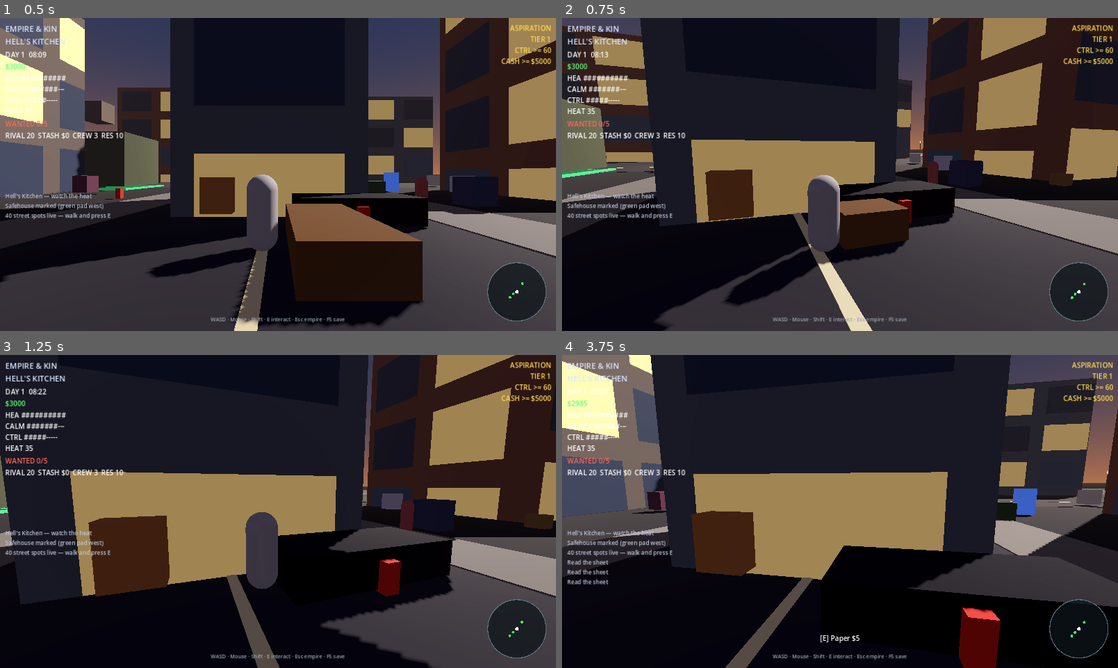
Above: before the commit, frames 1-4 (two rows, left to right).
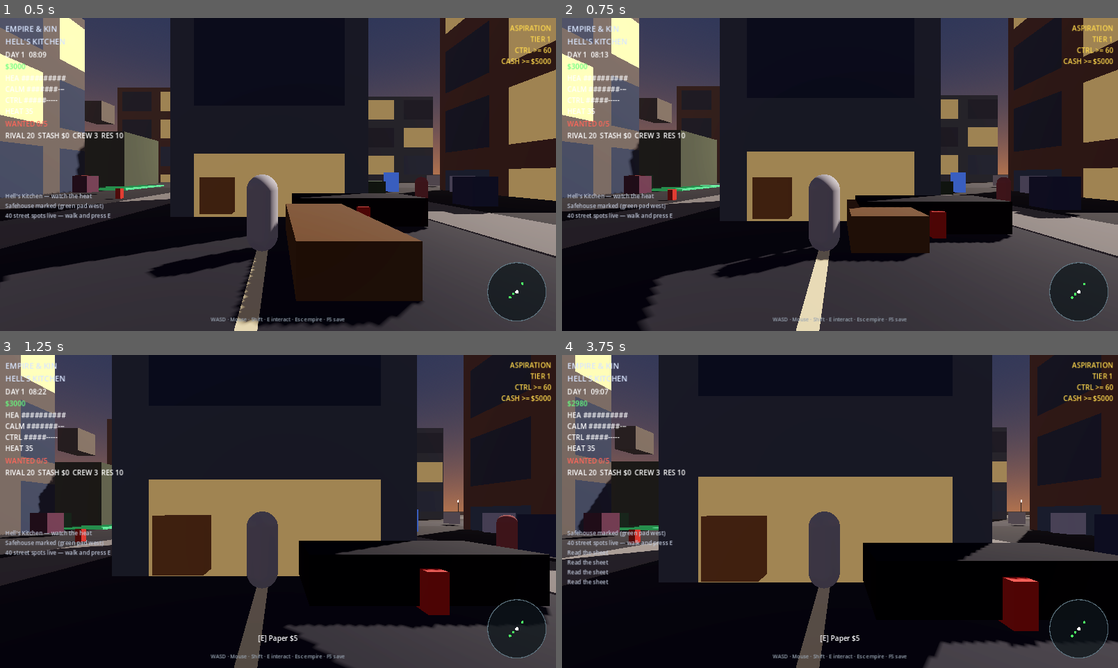
Above: after the commit, the same moments.

Repository: 5mil/empire-and-kin
Game: Godot game, scene res://scenes/main.tscn
Two runs of this game, one before a commit and one after it. Both use one fixed random seed, a clock stepped at 60 frames per second and the inputs below.
Inputs (mouse positions are in pixels of both pictures, inside the frame that each line leads up to):
- Up to frame 1 (0.5 s): no input
- Up to frame 2 (0.75 s): tap Enter at 0.5 s; move the mouse to (867, 174) at 0.52 s; hold W (move_forward) from 0.53 s (still down); hold E (interact) from 0.53 s (still down)
- Up to frame 3 (1.25 s): keep holding W (move_forward); keep holding E (interact)
- Up to frame 4 (3.75 s): keep holding W (move_forward); move the mouse to (812, 511) at 1.27 s; release E (interact) at 1.28 s; tap E (interact) at 1.35, 3.05 s; move the mouse to (851, 505) at 2.02 s; hold E (interact) 2.03-2.78 s; tap 1 at 2.1 s; move the mouse to (834, 517) at 2.77 s; tap 2 at 2.85 s; move the mouse to (878, 514) at 3.52 s; hold E (interact) from 3.53 s (still down); tap 3 at 3.6 s

Frame 1 is identical in both runs. In frame 2, 42% of the frame differs, in the area x 0-100%, y 0-100%; in frame 3, 38%; in frame 4, 32%.

Commit message:
godot: player uses touch stick/look when TouchControls present

Diff:
--- a/godot/scripts/player.gd
+++ b/godot/scripts/player.gd
@@ -1,10 +1,10 @@
 extends CharacterBody3D
-## Street-level third-person controller (not elevated god-cam).
-## Vehicle enter/exit mirrors BETA action.enterVehicle / exitVehicle.
+## Street-level third-person controller + optional phone touch.
 
 @export var walk_speed: float = 4.5
 @export var sprint_speed: float = 7.5
 @export var mouse_sensitivity: float = 0.0025
+@export var touch_look_sensitivity: float = 0.004
 @export var camera_distance: float = 5.0
 @export var camera_height: float = 1.7
 @export var camera_side: float = 0.35
@@ -15,6 +15,8 @@
 var _yaw: float = 0.0
 var _pitch: float = -0.12
 var _vehicle: Node3D = null
+var _touch: Node = null
+var _touch_sprint: bool = false
 
 @onready var _pivot: Node3D = $CameraPivot
 @onready var _spring: SpringArm3D = $CameraPivot/SpringArm3D
@@ -22,16 +24,39 @@
 
 func _ready() -> void:
 	add_to_group("player")
-	Input.mouse_mode = Input.MOUSE_MODE_CAPTURED
+	var mobile := OS.has_feature("mobile") or OS.has_feature("android") or OS.has_feature("ios")
+	var touch := DisplayServer.is_touchscreen_available()
+	if mobile or touch:
+		Input.mouse_mode = Input.MOUSE_MODE_VISIBLE
+	else:
+		Input.mouse_mode = Input.MOUSE_MODE_CAPTURED
 	_spring.spring_length = camera_distance
 	_spring.position = Vector3(camera_side, camera_height, 0.0)
+	call_deferred("_bind_touch")
+
+func _bind_touch() -> void:
+	_touch = get_tree().get_first_node_in_group("touch_controls")
+	if _touch == null:
+		# Scene may instance TouchControls without group yet
+		for n in get_tree().get_nodes_in_group("touch_controls"):
+			_touch = n
+			break
+	if _touch and _touch.has_signal("interact_pressed"):
+		_touch.interact_pressed.connect(_on_touch_interact)
+	if _touch and _touch.has_signal("sprint_changed"):
+		_touch.sprint_changed.connect(func(p: bool): _touch_sprint = p)
 
 func set_in_vehicle(v: Node3D) -> void:
 	_vehicle = v
-	# Reparent camera follow feel: keep pivot world-aligned via process
 
 func clear_vehicle() -> void:
 	_vehicle = null
+
+func _on_touch_interact() -> void:
+	if _vehicle != null:
+		_vehicle.exit(self)
+	else:
+		_try_enter_vehicle()
 
 func _unhandled_input(event: InputEvent) -> void:
 	if _vehicle != null:
@@ -56,6 +81,14 @@
 		_try_enter_vehicle()
 
 func _physics_process(delta: float) -> void:
+	# Touch look
+	if _touch and _touch.has_method("consume_look_delta"):
+		var ld: Vector2 = _touch.consume_look_delta()
+		if ld != Vector2.ZERO:
+			_yaw -= ld.x * touch_look_sensitivity
+			_pitch = clampf(_pitch - ld.y * touch_look_sensitivity, min_pitch, max_pitch)
+			_pivot.rotation = Vector3(_pitch, _yaw, 0.0)
+
 	if _vehicle != null:
 		global_position = _vehicle.global_position
 		_pivot.global_position = _vehicle.global_position + Vector3(0, 1.2, 0)
@@ -66,9 +99,15 @@
 		velocity += get_gravity() * delta
 
 	var input_dir := Input.get_vector("move_left", "move_right", "move_forward", "move_back")
+	if _touch and "move_vector" in _touch:
+		var mv: Vector2 = _touch.move_vector
+		if mv.length() > 0.05:
+			input_dir = Vector2(mv.x, mv.y)
+
 	var basis_yaw := Basis(Vector3.UP, _yaw)
 	var direction := (basis_yaw * Vector3(input_dir.x, 0.0, input_dir.y)).normalized()
-	var speed := sprint_speed if Input.is_action_pressed("sprint") else walk_speed
+	var sprinting := Input.is_action_pressed("sprint") or _touch_sprint
+	var speed := sprint_speed if sprinting else walk_speed
 
 	if direction != Vector3.ZERO:
 		velocity.x = direction.x * speed
